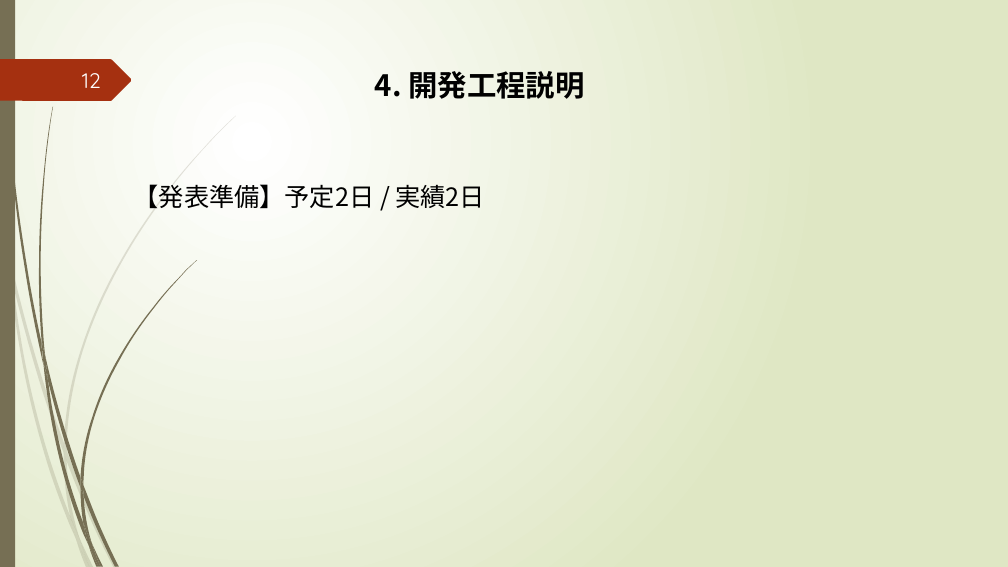
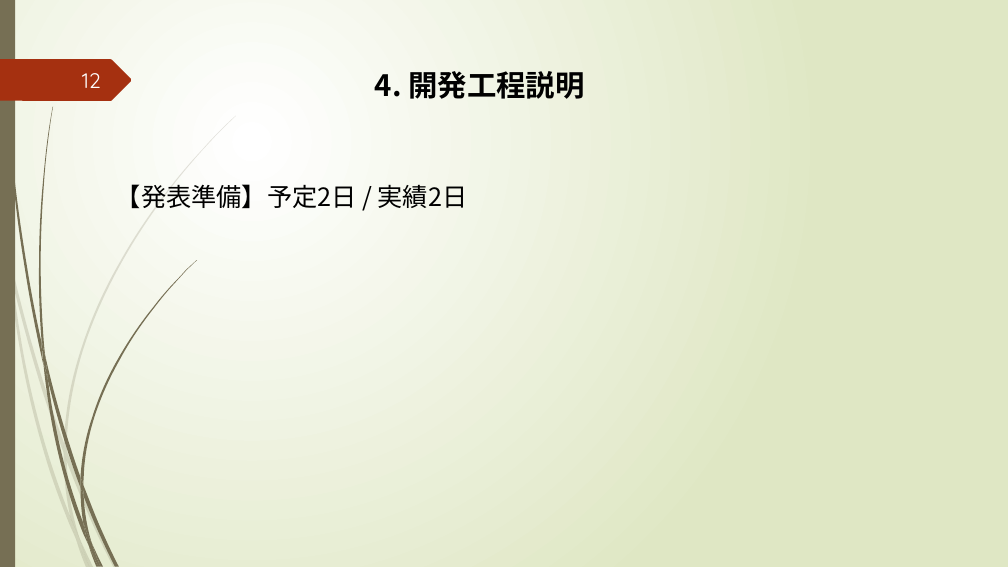
Before and after one commit to k-kuru/team_develop, a slide deck: slide 12 of 05_チーム開発演習_発表会資料/05_チーム開発演習_発表会資料_チーム3.pptx. Drawn at 1008x567 pixels with LibreOffice and Linux fonts; fonts in the diff are those of the drawing. Boxes give left, top, right and bottom in pixels: in the first picture for what was removed or moved away, otherwise in the second. Text is boxed around its words. In the diff, an @@ line names an element or a change of style, - is before the commit and + after.

Commit message:
発表資料更新

```diff
--- a/05_チーム開発演習_発表会資料/05_チーム開発演習_発表会資料_チーム3.pptx
+++ b/05_チーム開発演習_発表会資料/05_チーム開発演習_発表会資料_チーム3.pptx
@@ text "【発表準備】予定2日 / 実績2日": place and size @@
-text "【発表準備】予定2日 / 実績2日" at (134, 184, 486, 209)
+text "【発表準備】予定2日 / 実績2日" at (116, 184, 468, 209)
```
Also in this commit, not shown: 9 other slides changed.
